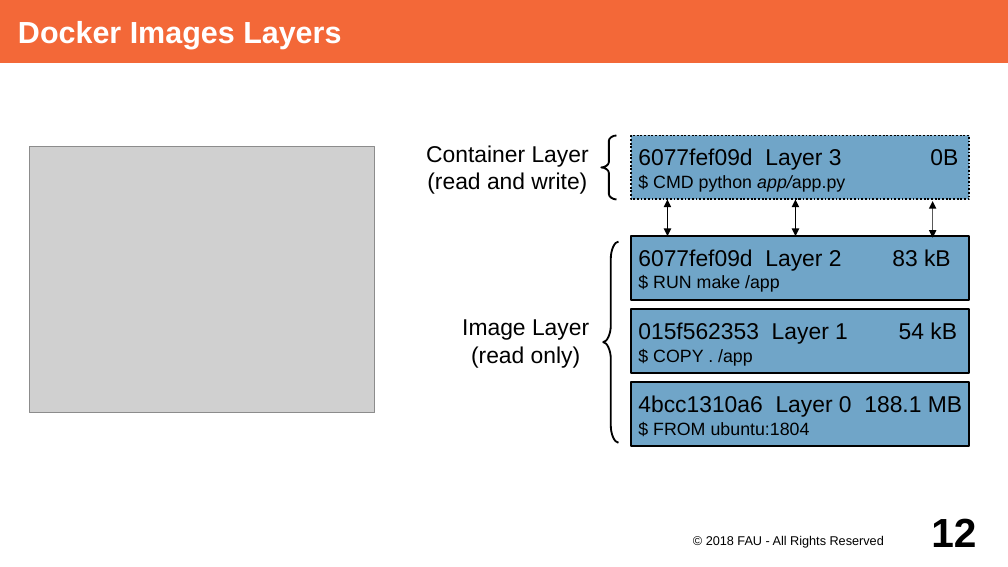
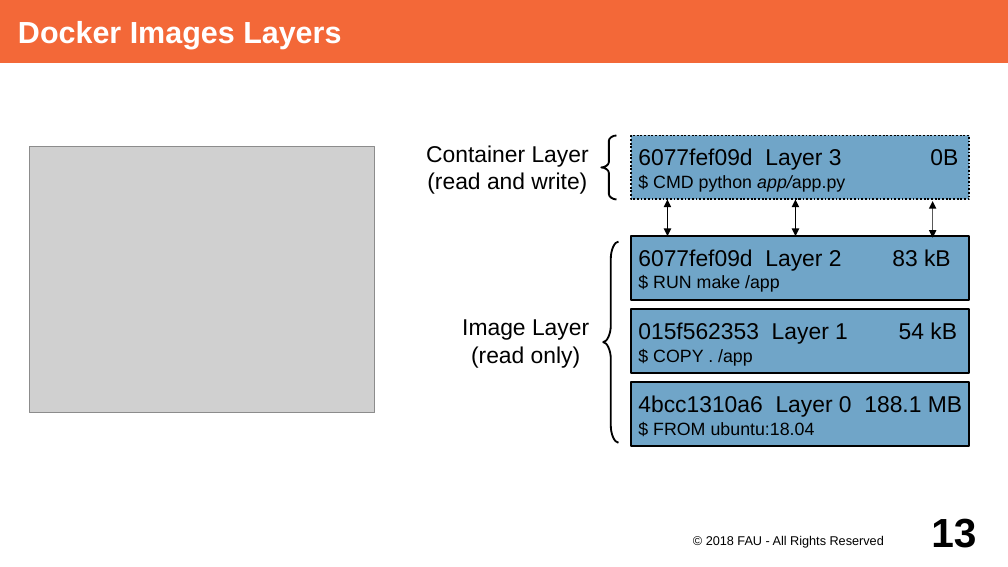
Before and after one commit to dirkriehle/adap-course, a slide deck: slide 13 of Lecture Slides/ADAP Z01 - Containerization.odp (slide 12 before the commit). Drawn at 1008x567 pixels with LibreOffice and Linux fonts; fonts in the diff are those of the drawing; grey boxes stand for pictures. Boxes give left, top, right and bottom in pixels: in the first picture for what was removed or moved away, otherwise in the second. Text is boxed around its words. In the diff, an @@ line names an element or a change of style, - is before the commit and + after.

```diff
--- a/Lecture Slides/ADAP Z01 - Containerization.odp
+++ b/Lecture Slides/ADAP Z01 - Containerization.odp
@@ text in rectangle at (653,422,815,435): text changed @@
-$ FROM ubuntu:1804
+$ FROM ubuntu:18.04
@@ page number at (931,518,976,548): text changed @@
-12
+13
```
Also in this commit, not shown: 1 other slide changed, 3 slides added.
